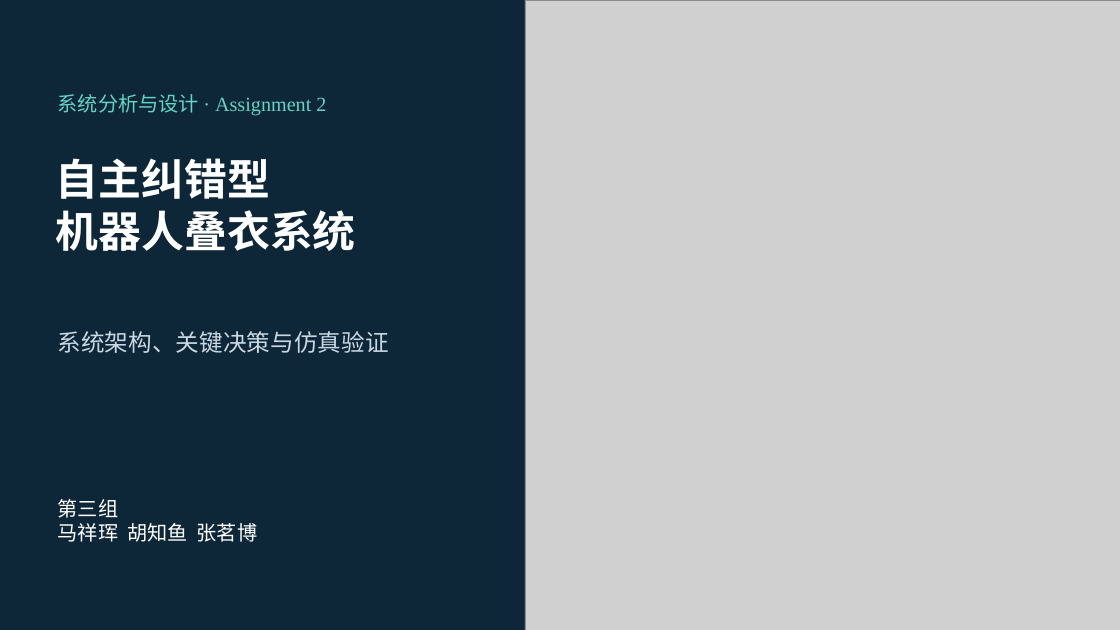
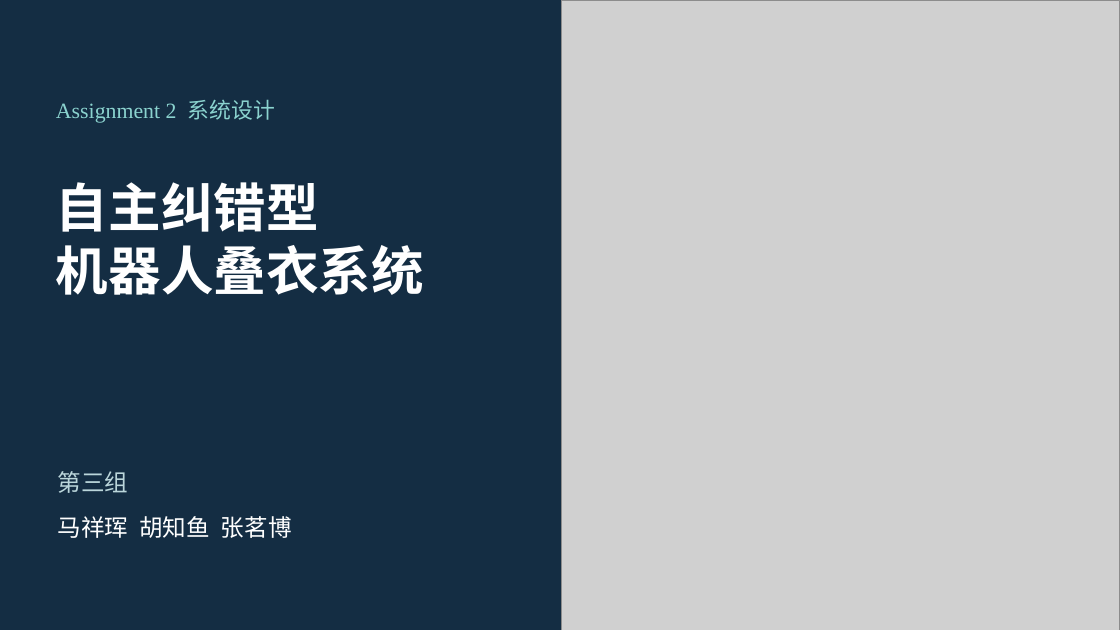
Before and after one commit to MXH814/self-correcting-robotic-clothes-folding-system, a slide deck: slide 1 of docs/design/slides/Group3_Assignment2_Design_Pre.pptx. Drawn at 1120x630 pixels with LibreOffice and Linux fonts; fonts in the diff are those of the drawing; grey boxes stand for pictures. Boxes give left, top, right and bottom in pixels: in the first picture for what was removed or moved away, otherwise in the second. Text is boxed around its words. In the diff, an @@ line names an element or a change of style, - is before the commit and + after.

Commit message:
Simplify Design presentation and foreground verified recovery workflow

```diff
--- a/docs/design/slides/Group3_Assignment2_Design_Pre.pptx
+++ b/docs/design/slides/Group3_Assignment2_Design_Pre.pptx
@@ background #0D2638 to #142D43 @@
@@ picture: place and size @@
-picture at box(525, 0, 1120, 630)
+picture at box(562, 0, 1120, 630)
@@ text at box(56, 99, 275, 123): text changed; size 17.2 to 18.8 pt; text colour #64D4C4 to #8BD3CF @@
-系统分析与设计 · Assignment 2
+Assignment 2 系统设计
@@ text "自主纠错型 机器人叠衣系统": place and size @@
-text "自主纠错型 机器人叠衣系统" at box(56, 158, 356, 251)
+text "自主纠错型 机器人叠衣系统" at box(56, 182, 424, 295)
@@ text "自主纠错型 机器人叠衣系统" at box(56, 182, 424, 295): size 36.8 to 45 pt @@
@@ text removed at box(58, 331, 389, 353) @@
-系统架构、关键决策与仿真验证
@@ text added at box(58, 471, 129, 493), 20.2 pt, text #BBD6DB @@
+第三组
@@ text at box(58, 516, 292, 538): text changed; size 17.2 to 20.2 pt @@
-第三组
-马祥珲 胡知鱼 张茗博
+马祥珲 胡知鱼 张茗博
```
Also in this commit, not shown: 2 other slides changed, 9 slides added, 16 slides removed, 21 other files.
